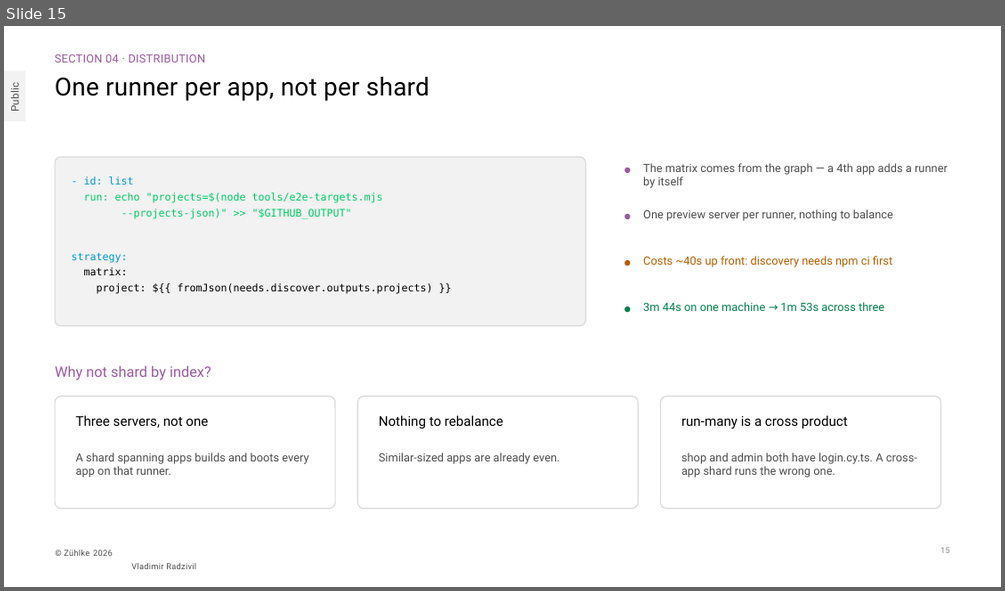
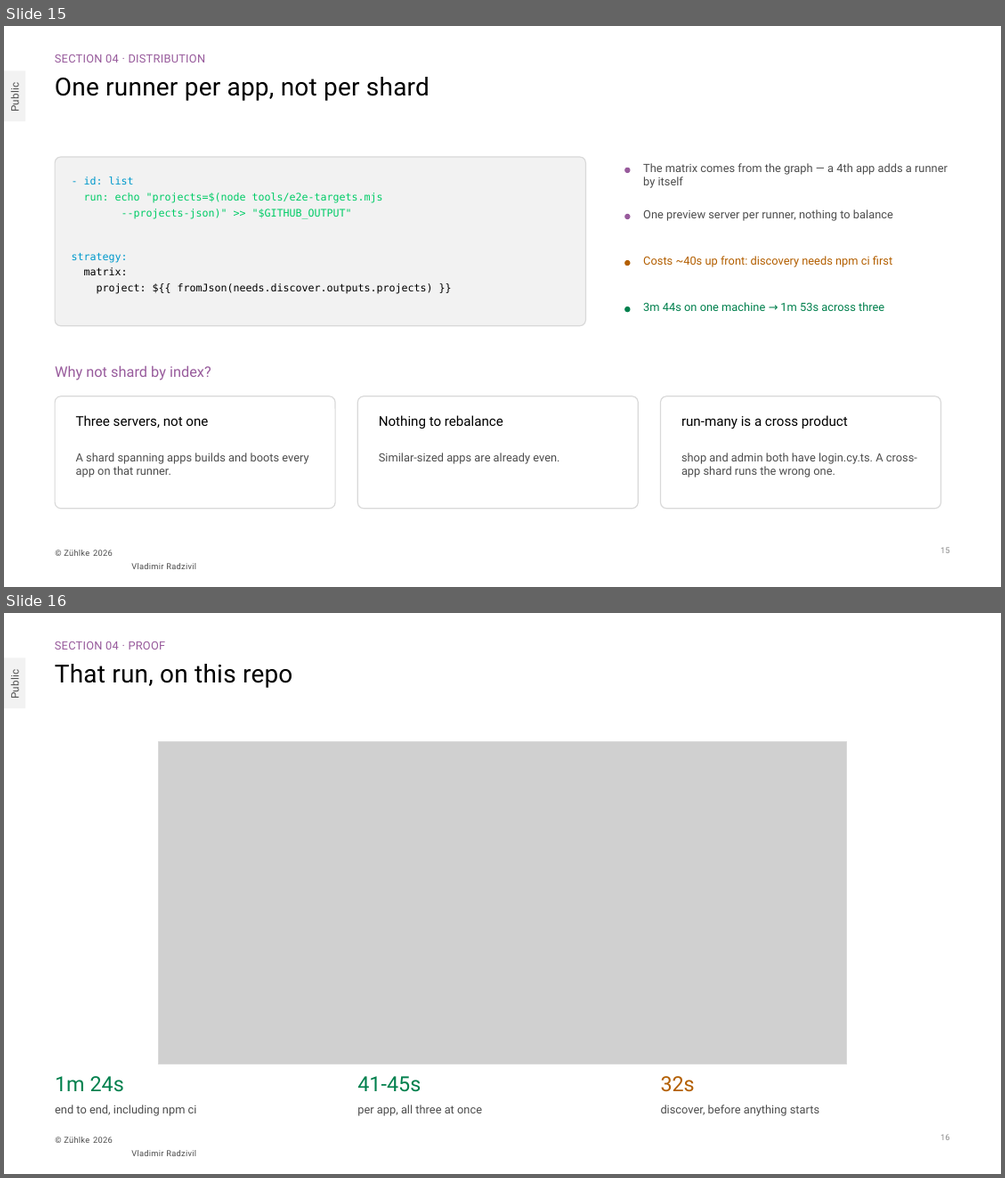
Before and after one commit to radzivil/nx-scaling-e2e-tests-with-atomizer, a slide deck: talk/Scaling-E2E-Tests-with-Nx-Zuhlke.pptx. Shown one above the other, each under a label of ours: slide 15 before the commit, slides 15 and 16 after it. The pictures are 1005x591 and 1005x1178 pixels, drawn with LibreOffice and Linux fonts; fonts in the diff are those of the drawing; grey boxes stand for pictures. Boxes give left, top, right and bottom in pixels: in the first picture for what was removed or moved away, otherwise in the second. Text is boxed around its words. In the diff, an @@ line names an element or a change of style, - is before the commit and + after.

Commit message:
Show the real CI run after the distribution slide
A capture of run #39 on the public repo, so the per-app matrix is evidence
rather than a claim: three jobs generated from the graph, finishing within four
seconds of each other, 1m 24s end to end.

The stat row underneath names the honest cost too — discover burns 32s before
any test starts, which is what a dynamic matrix charges you.

Captured headlessly from the run URL and cropped, rather than pasted, so it can
be regenerated if the numbers change.

```diff
--- a/talk/Scaling-E2E-Tests-with-Nx-Zuhlke.pptx
+++ b/talk/Scaling-E2E-Tests-with-Nx-Zuhlke.pptx
@@ slide 16 added at bbox=[4, 613, 1001, 1174], background #FFFFFF; not listed: 4 template elements that a slide beside it also shows @@
@@ text added at bbox=[55, 641, 166, 649], 11 pt, text #985B9C @@
+SECTION 04 · PROOF
@@ title added at bbox=[55, 664, 292, 688], 24 pt, text #000000 @@
+That run, on this repo
@@ picture added at bbox=[158, 742, 846, 1064] @@
@@ rectangle added at bbox=[158, 742, 846, 1064], outline #D9D9D9 1 pt @@
@@ text added at bbox=[55, 1076, 124, 1092], 20 pt, text #00804D @@
+1m 24s
@@ text added at bbox=[357, 1076, 421, 1092], 20 pt, text #00804D @@
+41-45s
@@ text added at bbox=[661, 1076, 695, 1092], 20 pt, text #B35F00 @@
+32s
@@ text added at bbox=[55, 1104, 197, 1116], 11 pt, text #4D4D4D @@
+end to end, including npm ci
@@ text added at bbox=[357, 1104, 482, 1116], 11 pt, text #4D4D4D @@
+per app, all three at once
@@ text added at bbox=[661, 1104, 819, 1116], 11 pt, text #4D4D4D @@
+discover, before anything starts
@@ page number added at bbox=[940, 1134, 949, 1140], 8 pt, text #8C8C8C @@
+16
```
Also in this commit, not shown: 4 other files.
